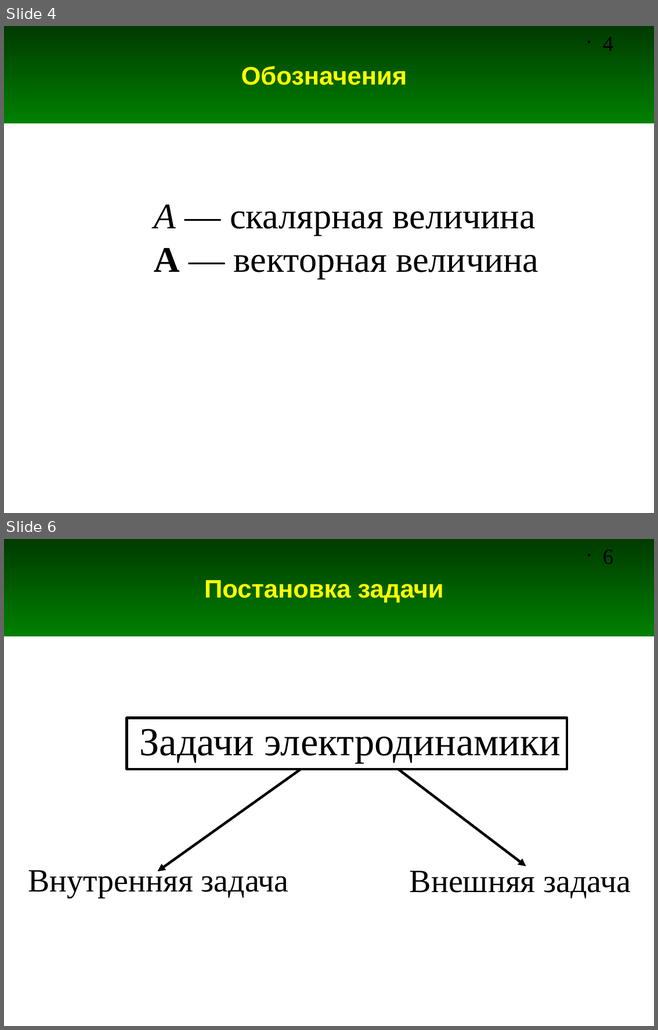
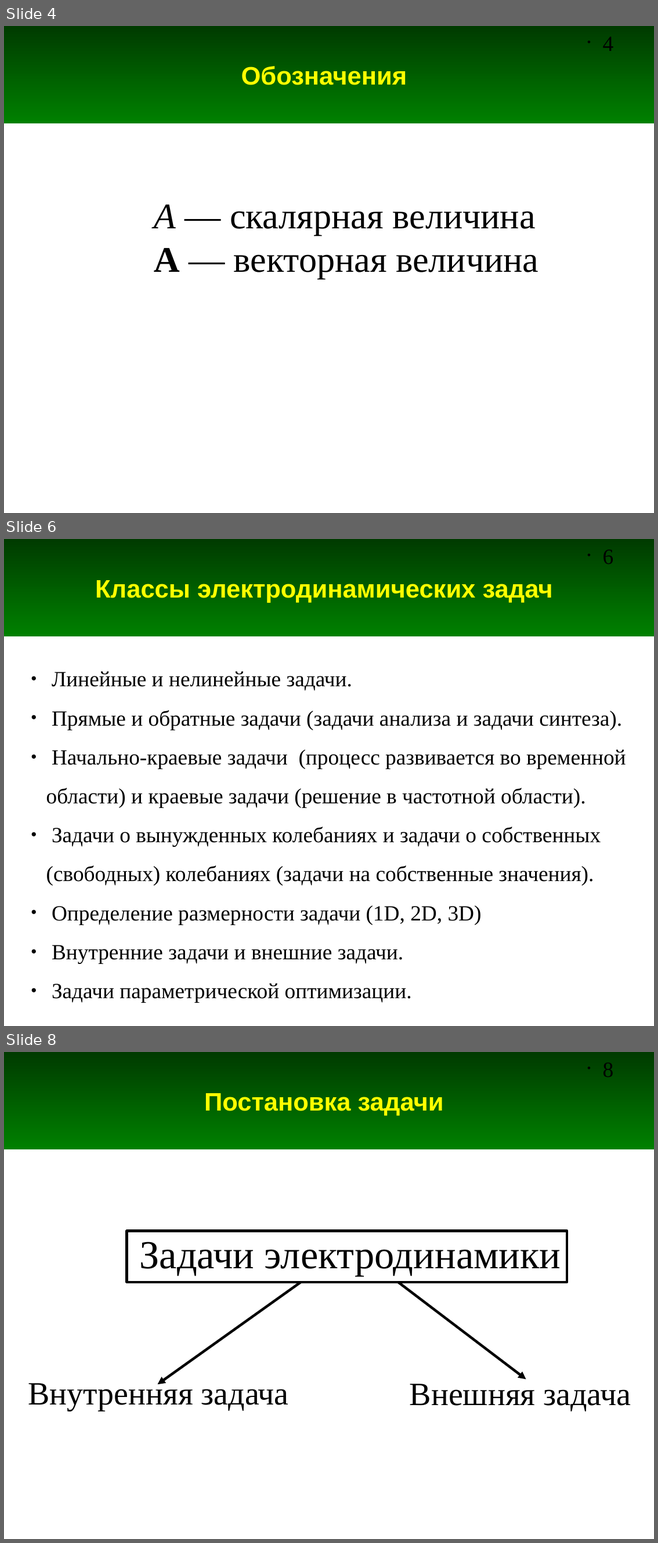
Before and after one commit to andris0147sv/modelling, a slide deck: presentations/1. Problem Statement.odp. Shown one above the other, each under a label of ours: slides 4 and 6 before the commit, slides 4, 6 and 8 after it; the slides between them are not shown. The pictures are 658x1030 and 658x1543 pixels, drawn with LibreOffice and Linux fonts; fonts in the diff are those of the drawing. Boxes give left, top, right and bottom in pixels: in the first picture for what was removed or moved away, otherwise in the second. Text is boxed around its words. In the diff, an @@ line names an element or a change of style, - is before the commit and + after.

Commit message:
Добавлены слайды про классы задач

```diff
--- a/presentations/1. Problem Statement.odp
+++ b/presentations/1. Problem Statement.odp
@@ slide 6 added at [4, 539, 654, 1026], background #FFFFFF; not listed: 2 template elements that a slide beside it also shows @@
@@ title added at [95, 580, 553, 603], 28 pt, text #FFFF00, bold @@
+Классы электродинамических задач
@@ text added at [46, 671, 626, 1002], 24 pt, text #000000 @@
+● Линейные и нелинейные задачи.
+● Прямые и обратные задачи (задачи анализа и задачи синтеза).
+● Начально-краевые задачи (процесс развивается во временной области) и краевые задачи (решение в частотной области).
+● Задачи о вынужденных колебаниях и задачи о собственных (свободных) колебаниях (задачи на собственные значения).
+● Определение размерности задачи (1D, 2D, 3D)
+● Внутренние задачи и внешние задачи.
+● Задачи параметрической оптимизации.
@@ what was slide 6 is now slide 8 @@
@@ page number at [603, 1062, 614, 1077]: text changed @@
-• 6
+• 8
```
Also in this commit, not shown: 1 slide changed, 1 other slide added.
